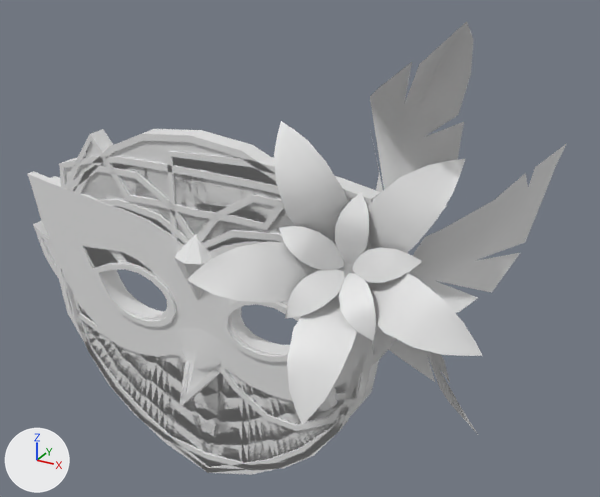
The FBX model Riley/Models/Model_Masks_Modular.fbx, before and after one commit.
One viewpoint serves both versions: a camera (50 mm lens) standing at (0.659, -1.196, 1.821) and looking at (0.146, -0.263, 1.354). The axes (+X, +Y, +Z) are drawn at lower left. The lights are the same throughout.

The older version as bpy lines, for what is in view:
```python
me_plane_028 = bpy.data.meshes.new('Plane.028')
me_plane_028.from_pydata(...)  # 113 vertices, 73 faces; spans x 0.163..0.47, y -0.369..-0.175, z 1.198..1.691
me_plane_034 = bpy.data.meshes.new('Plane.034')
me_plane_034.from_pydata(...)  # 260 vertices, 220 faces; spans x 0.077..0.442, y -0.462..-0.275, z 1.22..1.55
me_plane_054 = bpy.data.meshes.new('Plane.054')
me_plane_054.from_pydata(...)  # 112 vertices, 114 faces; spans x -0.256..0.256, y -0.306..-0.283, z 0.98..1.498
me_plane_057 = bpy.data.meshes.new('Plane.057')
me_plane_057.from_pydata(...)  # 60 vertices, 60 faces; spans x -0.033..0.265, y -0.306..-0.283, z 1.092..1.478
me_plane_065 = bpy.data.meshes.new('Plane.065')
me_plane_065.from_pydata(...)  # 146 vertices, 148 faces; spans x -0.318..0.318, y -0.309..-0.296, z 1.131..1.402
ob_accessories_feather = bpy.data.objects.new('accessories_feather', me_plane_028)
ob_accessories_feather.location = (0.0, 0.0, 0.0)
ob_accessories_flower = bpy.data.objects.new('accessories_flower', me_plane_034)
ob_accessories_flower.location = (0.0, 0.0, 0.0)
ob_base_mask_4 = bpy.data.objects.new('base_mask_4', me_plane_054)
ob_base_mask_4.location = (0.0, 0.0, 0.0)
ob_base_mask_7 = bpy.data.objects.new('base_mask_7', me_plane_057)
ob_base_mask_7.location = (0.0, 0.0, 0.0)
ob_mask = bpy.data.objects.new('mask', me_plane_065)
ob_mask.location = (0.0, 0.0, 0.0)
# also in view: 'base_rim_4' at (0.0, -0.295, 1.239); 'mask_rim' at (0.0, -0.295, 1.239); 'base_mask_6' at (0.0, -0.295, 1.201); 'base_rim_5' at (0.0, -0.295, 1.191); 'base_rim_3' at (0.0, -0.295, 1.311)
```
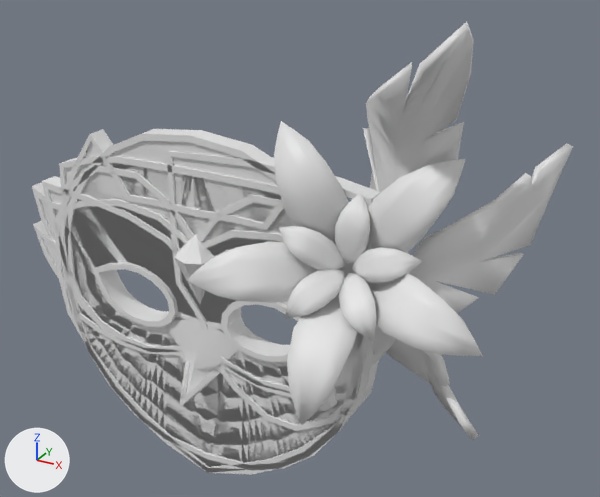
What changed in the scene script:
```text
Change me_plane_034:
    used by ob_accessories_flower; location = (0.0, 0.0, 0.0)
    remove me_plane_034.from_pydata(...)  # 260 vertices, 220 faces; spans x 0.077..0.442, y -0.462..-0.275, z 1.22..1.55
    add me_plane_034.from_pydata(...)  # 520 vertices, 580 faces; spans x 0.077..0.442, y -0.462..-0.267, z 1.218..1.55
    me_plane_034 part 2: 260 vertices added at x 0.077..0.438, y -0.453..-0.267, z 1.218..1.544
Change me_plane_028:
    used by ob_accessories_feather; location = (0.0, 0.0, 0.0)
    remove me_plane_028.from_pydata(...)  # 113 vertices, 73 faces; spans x 0.163..0.47, y -0.369..-0.175, z 1.198..1.691
    add me_plane_028.from_pydata(...)  # 226 vertices, 225 faces; spans x 0.157..0.479, y -0.376..-0.175, z 1.194..1.691
    me_plane_028 part 1
    73 faces are deleted
    113 vertices are added at x 0.157..0.479, y -0.376..-0.178, z 1.194..1.685
    225 new faces join them
Remove ob_base_mask_7:
    ob_base_mask_7 = bpy.data.objects.new('base_mask_7', me_plane_057)
    ob_base_mask_7.location = (0.0, 0.0, 0.0)
Remove ob_mask:
    ob_mask = bpy.data.objects.new('mask', me_plane_065)
    ob_mask.location = (0.0, 0.0, 0.0)
```

Changed parts and their boxes [x1, y1, x2, y2] in the pictures (600 x 497 px):
'accessories_feather', reshaped (7% wider): before [370, 21, 567, 433]; after [363, 21, 573, 440]
'mask', deleted: before [28, 171, 377, 401]
'base_mask_7', deleted: before [173, 157, 352, 422]
part 2 of me_plane_034, added: after [216, 131, 474, 413]
'base_rim_1', unchanged, uncovered by the edit: before [51, 176, 105, 204]; after [42, 176, 363, 393]
'base_mask_1', unchanged, uncovered by the edit: before [87, 247, 287, 304]; after [49, 190, 287, 377]
